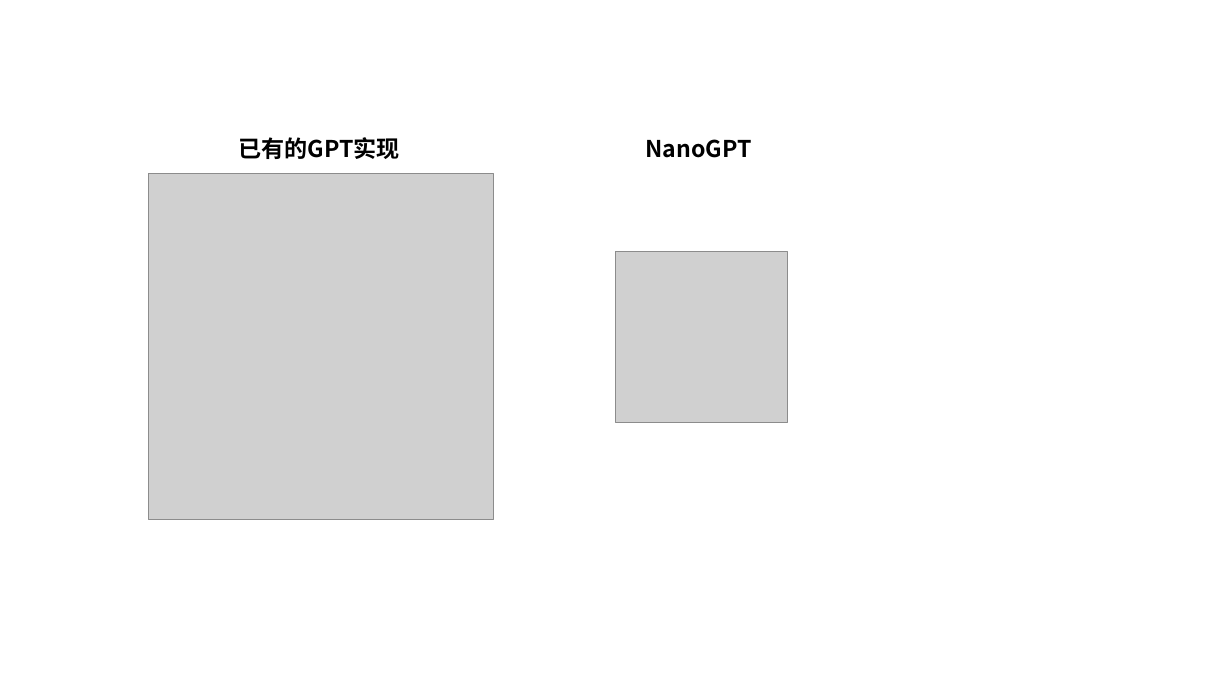
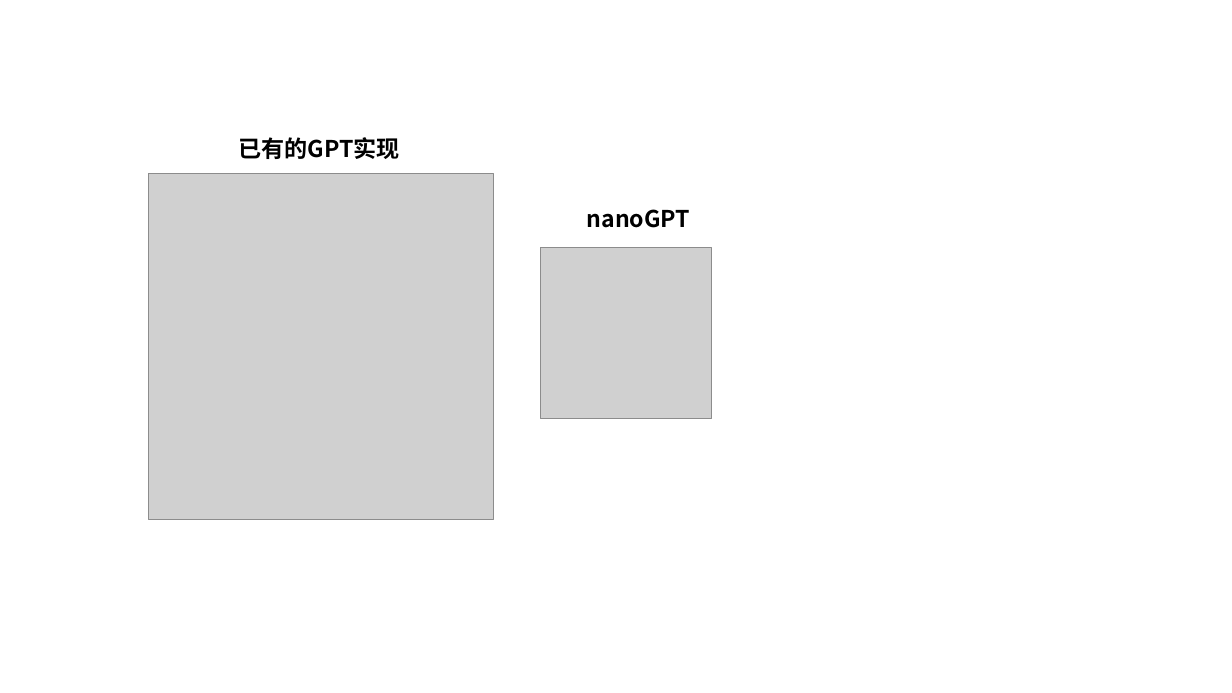
Before and after one commit to cfcys/nanoGPT-Tutorial-CN, a slide deck: slide 1 of File/Chinese_logo.pptx. Drawn at 1232x693 pixels with LibreOffice and Linux fonts; fonts in the diff are those of the drawing; grey boxes stand for pictures. Boxes give left, top, right and bottom in pixels: in the first picture for what was removed or moved away, otherwise in the second. Text is boxed around its words. In the diff, an @@ line names an element or a change of style, - is before the commit and + after.

```diff
--- a/File/Chinese_logo.pptx
+++ b/File/Chinese_logo.pptx
@@ text at (587,209,691,228): text changed @@
-NanoGPT
+nanoGPT
@@ picture: place and size @@
-picture at (616,251,787,422)
+picture at (541,248,712,419)
```
Also in this commit, not shown: 2 other files.
